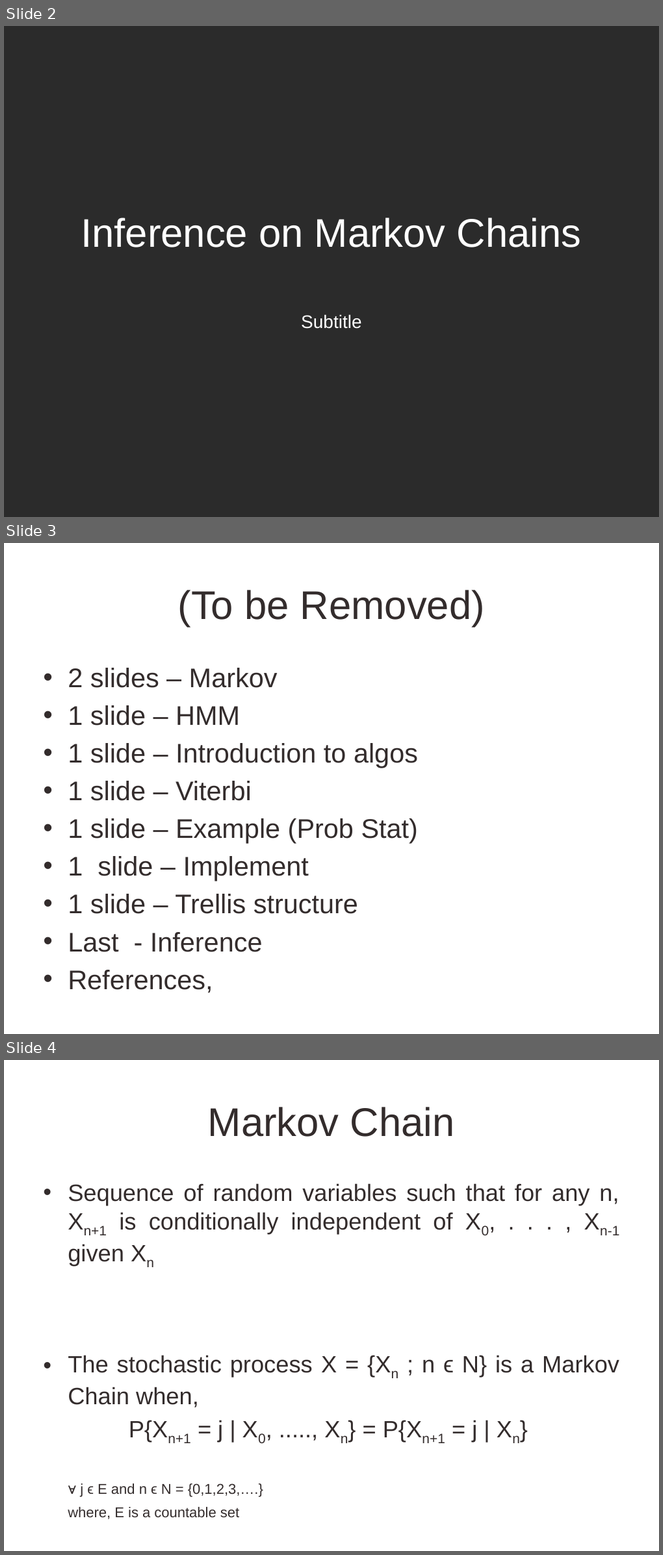
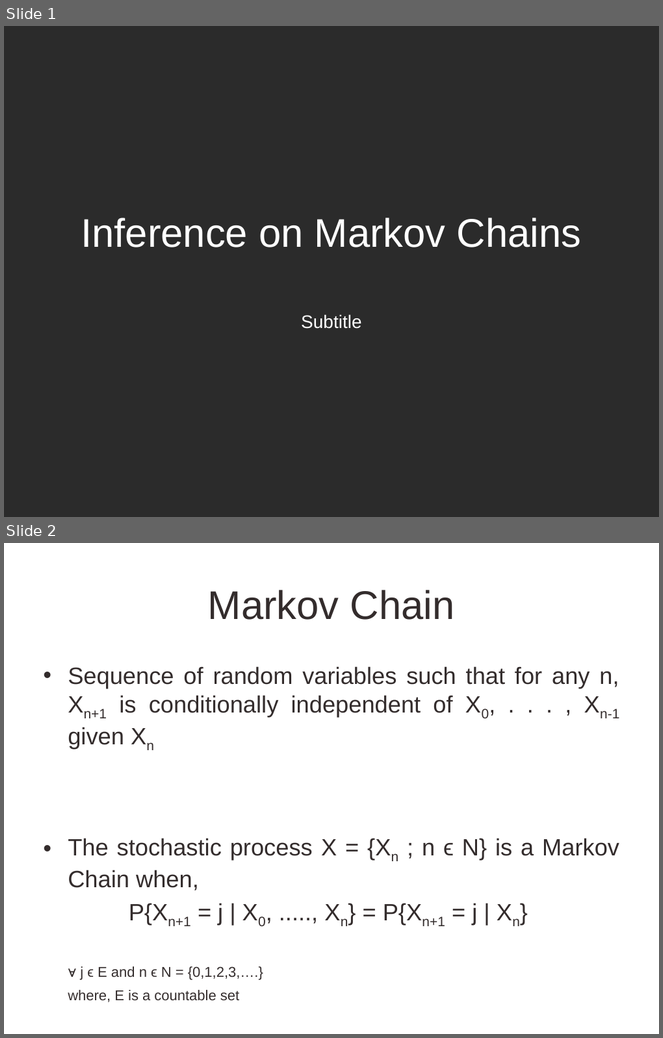
Before and after one commit to CourseReps/ECEN662-Spring2017, a slide deck: Students/KJyotsna/ECEN 662 - Inference on Markov Chain.pptx. Shown one above the other, each under a label of ours: slides 2, 3 and 4 before the commit, slides 1 and 2 after it. The pictures are 663x1555 and 663x1038 pixels, drawn with LibreOffice and Linux fonts; fonts in the diff are those of the drawing; background and template pictures are left out; a plain dark background stands for a picture behind light text. Boxes give left, top, right and bottom in pixels: in the first picture for what was removed or moved away, otherwise in the second. Text is boxed around its words. In the diff, an @@ line names an element or a change of style, - is before the commit and + after.

```diff
--- a/Students/KJyotsna/ECEN 662 - Inference on Markov Chain.pptx
+++ b/Students/KJyotsna/ECEN 662 - Inference on Markov Chain.pptx
@@ slide 3 removed at bbox=[4, 543, 659, 1034], background picture (left out) @@
@@ title removed at bbox=[178, 590, 485, 627] @@
-(To be Removed)
@@ text removed at bbox=[68, 668, 418, 953] @@
-• 2 slides – Markov
-• 1 slide – HMM
-• 1 slide – Introduction to algos
-• 1 slide – Viterbi
-• 1 slide – Example (Prob Stat)
-• 1 slide – Implement
-• 1 slide – Trellis structure
-• Last - Inference
-• References,
@@ what was slide 2 is now slide 1 @@
@@ what was slide 4 is now slide 2 @@
```
Also in this commit, not shown: 2 slides changed, 14 slides added, 1 other slide removed.
